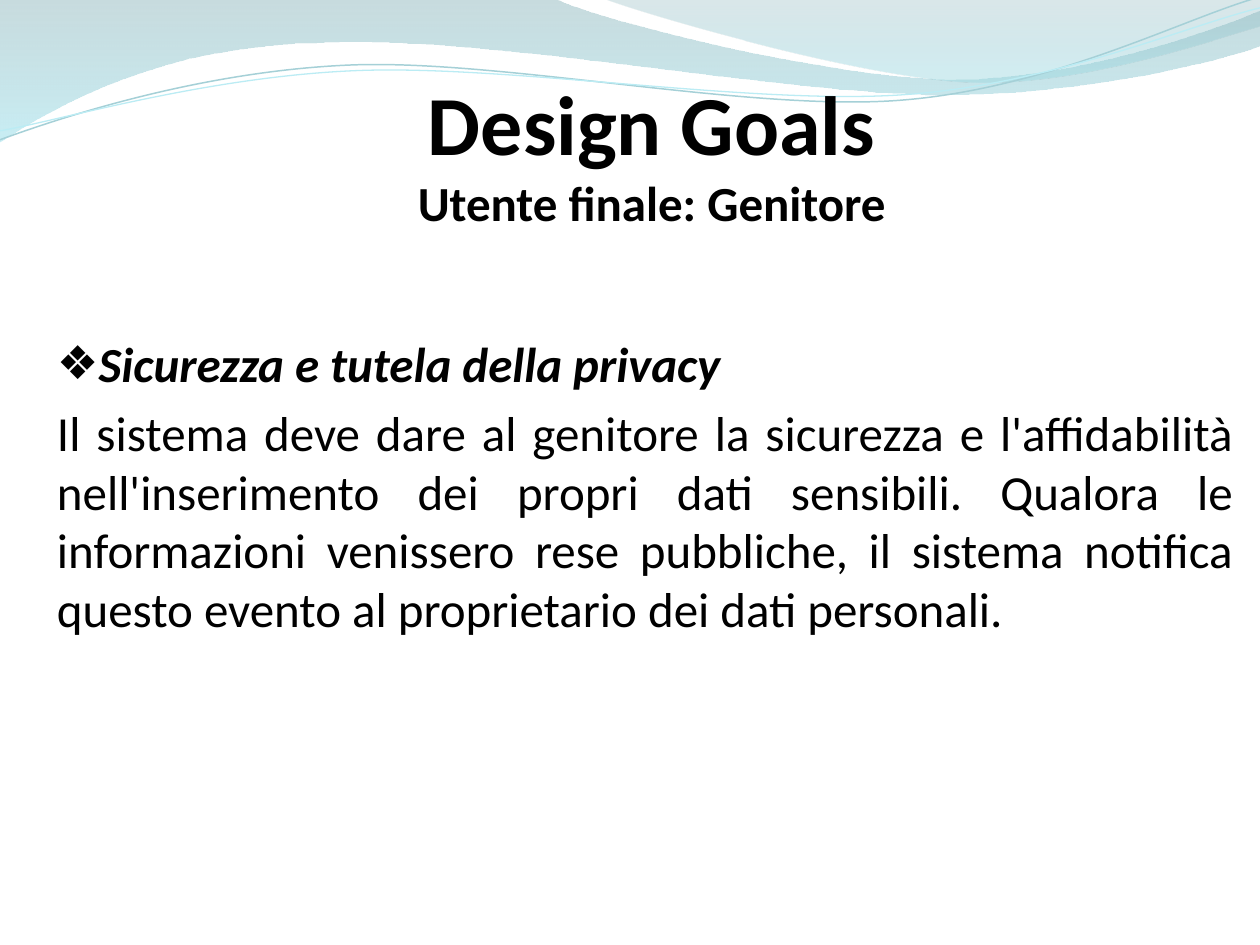
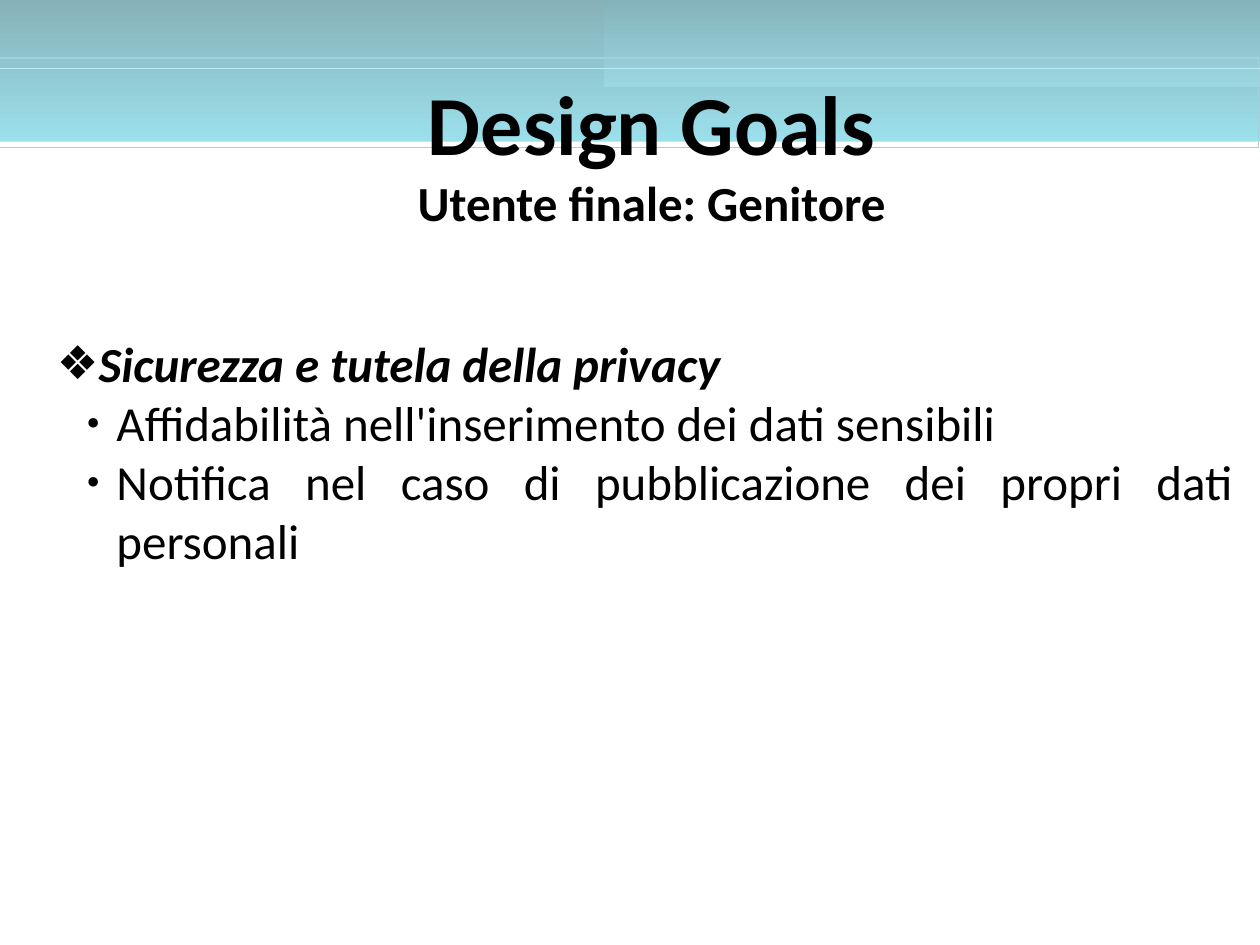
Before and after one commit to ammirate/at-silo, a slide deck: slide 2 of Presentazione/Atsilo1/Micco/Atsilo_A_Micco.pptx. Drawn at 1260x945 pixels with LibreOffice and Linux fonts; fonts in the diff are those of the drawing. Boxes give left, top, right and bottom in pixels: in the first picture for what was removed or moved away, otherwise in the second. Text is boxed around its words. In the diff, an @@ line names an element or a change of style, - is before the commit and + after.

```diff
--- a/Presentazione/Atsilo1/Micco/Atsilo_A_Micco.pptx
+++ b/Presentazione/Atsilo1/Micco/Atsilo_A_Micco.pptx
@@ freeform shape removed at box(0, 0, 1260, 142) @@
@@ freeform shape removed at box(0, 0, 1260, 147) @@
@@ freeform shape removed at box(0, 8, 1260, 141) @@
@@ rectangle added at box(0, 0, 1260, 142), fill gradient #86B1B8 to #9BE0EB @@
@@ freeform shape removed at box(604, 0, 1260, 87) @@
@@ rectangle added at box(604, 0, 1260, 87), fill gradient #84B2BA to #9BD7E1 @@
@@ rectangle added at box(0, 58, 1259, 147), outline #A5D0D7 0.85 pt @@
@@ rectangle added at box(0, 68, 1260, 141), outline #BBECF4 0.74 pt @@
@@ text "Design Goals" rewrapped from box(418, 86, 885, 222) to box(418, 96, 885, 222) @@
@@ text at box(116, 407, 1232, 567): text changed @@
-Il sistema deve dare al genitore la sicurezza e l'affidabilità nell'inserimento dei propri dati sensibili. Qualora le informazioni venissero rese pubbliche, il sistema notifica questo evento al proprietario dei dati personali.
+  ● Affidabilità nell'inserimento dei dati sensibili
+  ● Notifica nel caso di pubblicazione dei propri dati personali
```
Also in this commit, not shown: 22 other slides changed.
